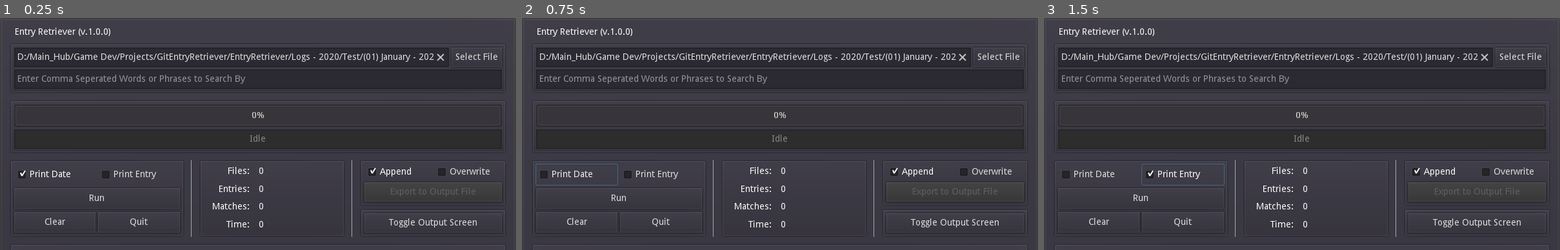
Above: before the commit, frames 1-3 (left to right).
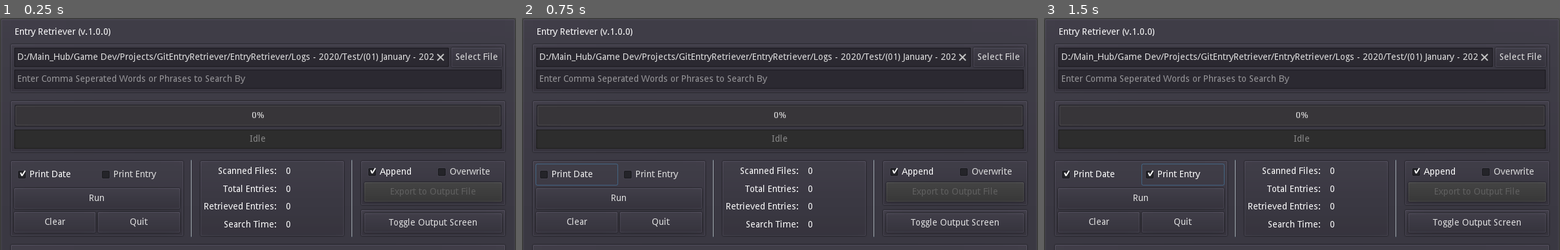
Above: after the commit, the same moments.

Repository: PlainOldNoah/file-retriever
Game: Godot game, scene res://Main.tscn
Same seed, same stepped clock (60 frames per second), same inputs: the game is played once before the commit and once after it.
Inputs:
- Up to frame 1 (0.25 s): no input
- Up to frame 2 (0.75 s): click "Print Date" at 0.5 s
- Up to frame 3 (1.5 s): click "Print Entry" at 1.25 s

The runs differ from the first frame. In frame 1, 0.7% of the frame differs, in the area x 39-57%, y 64-91%; in frame 2, 0.7%; in frame 3, 0.8%, in the area x 3-57%, y 64-91%.

Commit message:
added search key feature and updated matching function

Diff:
--- a/EntryRetriever/Main.gd
+++ b/EntryRetriever/Main.gd
@@ -7,6 +7,11 @@
 
 enum INPUT_TYPES {DIRECTORY, FILE, FILES}
 var inputType
+
+var printEntry:bool = false
+var printDate:bool = true
+
+var searchKeyArray : PoolStringArray = []
 
 #---------------------------- NODES
 onready var SelectionInput = $MarginContainer/GUI/PanelContainer/VBoxContainer/HBoxContainer/SelectionInput
@@ -19,9 +24,12 @@
 onready var OutputTextBox = $MarginContainer/GUI/OutputWindow/TextBox
 
 onready var InputFileDialog = $SingleInputFileDialog
+onready var SearchKeyInput = $MarginContainer/GUI/PanelContainer/VBoxContainer/SearchKeyInput
 
 onready var AppendButton = $MarginContainer/GUI/LowerHalf/RightSide/Export/VBoxContainer/HBoxContainer/Append
 onready var OverwriteButton = $MarginContainer/GUI/LowerHalf/RightSide/Export/VBoxContainer/HBoxContainer/Overwrite
+onready var printEntryButton = $MarginContainer/GUI/LowerHalf/LeftSide/OperationButtons/VBoxContainer/HBoxContainer2/PrintEntry
+onready var printDateButton = $MarginContainer/GUI/LowerHalf/LeftSide/OperationButtons/VBoxContainer/HBoxContainer2/PrintDate
 #============================ Functions
 
 func _ready():
@@ -76,6 +84,7 @@
 			while not line.strip_escapes().empty():
 				if find_Match(line):
 					f.seek(entryHeaderPos)
+					MatchCountOutput.text = str(int(MatchCountOutput.text) + 1)
 					line = f.get_line()
 
 					while not line.strip_escapes().empty():
@@ -89,16 +98,24 @@
 	f.close()
 
 func find_Match(line:String) -> bool:
-	if line.matchn("*today*"):
-		MatchCountOutput.text = str(int(MatchCountOutput.text) + 1)
-		return true
-	else: return false
+	for i in searchKeyArray.size():
+		if searchKeyArray[i].to_lower() in line.to_lower():
+			return true
+	return false
 
 func print_to_output(line):
 	if find_Match(line):
 		OutputTextBox.bbcode_text += "[color=lime]" + line + "[/color]" + "\n"
 	else:
 		OutputTextBox.bbcode_text += line + "\n"
+
+func _on_Search_Keys_text_changed(_new_text):
+	format_Search_Keys()
+
+func format_Search_Keys():
+	searchKeyArray = SearchKeyInput.text.split(",", true, 0)
+	for i in searchKeyArray.size():
+		searchKeyArray[i] = searchKeyArray[i].strip_edges()
 
 #---------------------------- Buttons
 
@@ -154,3 +171,14 @@
 func _on_SingleInputFileDialog_file_selected(path):
 	inputType = INPUT_TYPES.FILE
 	SelectionInput.text = path
+
+#Can only print entries if the date is printed as well.
+func _on_PrintDate_toggled(button_pressed):
+	printDate = button_pressed
+	if printDate == false:
+		printEntryButton.pressed = false
+
+func _on_PrintEntry_toggled(button_pressed):
+	printEntry = button_pressed
+	if printEntry == true:
+		printDateButton.pressed = true
--- a/EntryRetriever/Main.tscn
+++ b/EntryRetriever/Main.tscn
@@ -80,7 +80,7 @@
 size_flags_vertical = 3
 text = "Select File"
 
-[node name="Search Keys" type="LineEdit" parent="MarginContainer/GUI/PanelContainer/VBoxContainer"]
+[node name="SearchKeyInput" type="LineEdit" parent="MarginContainer/GUI/PanelContainer/VBoxContainer"]
 margin_top = 34.0
 margin_right = 756.0
 margin_bottom = 64.0
@@ -231,60 +231,60 @@
 custom_constants/separation = 10
 
 [node name="VBoxContainer" type="VBoxContainer" parent="MarginContainer/GUI/LowerHalf/MiddleSide/Statistics/HBoxContainer"]
-margin_right = 75.0
+margin_right = 117.0
 margin_bottom = 106.0
 size_flags_horizontal = 3
 size_flags_vertical = 3
 size_flags_stretch_ratio = 0.6
 
 [node name="FilesLabel" type="Label" parent="MarginContainer/GUI/LowerHalf/MiddleSide/Statistics/HBoxContainer/VBoxContainer"]
-margin_right = 75.0
+margin_right = 117.0
 margin_bottom = 23.0
 size_flags_horizontal = 3
 size_flags_vertical = 3
-text = "Files: "
+text = "Scanned Files: "
 align = 2
 valign = 1
 
 [node name="EntriesLabel" type="Label" parent="MarginContainer/GUI/LowerHalf/MiddleSide/Statistics/HBoxContainer/VBoxContainer"]
 margin_top = 27.0
-margin_right = 75.0
+margin_right = 117.0
 margin_bottom = 50.0
 size_flags_horizontal = 3
 size_flags_vertical = 3
-text = "Entries: "
+text = "Total Entries: "
 align = 2
 valign = 1
 
 [node name="MatchesLabel" type="Label" parent="MarginContainer/GUI/LowerHalf/MiddleSide/Statistics/HBoxContainer/VBoxContainer"]
 margin_top = 54.0
-margin_right = 75.0
+margin_right = 117.0
 margin_bottom = 77.0
 size_flags_horizontal = 3
 size_flags_vertical = 3
-text = "Matches: "
+text = "Retrieved Entries: "
 align = 2
 valign = 1
 
 [node name="TimeLabel" type="Label" parent="MarginContainer/GUI/LowerHalf/MiddleSide/Statistics/HBoxContainer/VBoxContainer"]
 margin_top = 81.0
-margin_right = 75.0
+margin_right = 117.0
 margin_bottom = 106.0
 size_flags_horizontal = 3
 size_flags_vertical = 3
-text = "Time: "
+text = "Search Time: "
 align = 2
 valign = 1
 
 [node name="VBoxContainer2" type="VBoxContainer" parent="MarginContainer/GUI/LowerHalf/MiddleSide/Statistics/HBoxContainer"]
-margin_left = 85.0
+margin_left = 127.0
 margin_right = 212.0
 margin_bottom = 106.0
 size_flags_horizontal = 3
 size_flags_vertical = 3
 
 [node name="FileCount" type="Label" parent="MarginContainer/GUI/LowerHalf/MiddleSide/Statistics/HBoxContainer/VBoxContainer2"]
-margin_right = 127.0
+margin_right = 85.0
 margin_bottom = 23.0
 size_flags_horizontal = 3
 size_flags_vertical = 3
@@ -292,7 +292,7 @@
 
 [node name="EntryCount" type="Label" parent="MarginContainer/GUI/LowerHalf/MiddleSide/Statistics/HBoxContainer/VBoxContainer2"]
 margin_top = 27.0
-margin_right = 127.0
+margin_right = 85.0
 margin_bottom = 50.0
 size_flags_horizontal = 3
 size_flags_vertical = 3
@@ -300,7 +300,7 @@
 
 [node name="MatchCount" type="Label" parent="MarginContainer/GUI/LowerHalf/MiddleSide/Statistics/HBoxContainer/VBoxContainer2"]
 margin_top = 54.0
-margin_right = 127.0
+margin_right = 85.0
 margin_bottom = 77.0
 size_flags_horizontal = 3
 size_flags_vertical = 3
@@ -308,7 +308,7 @@
 
 [node name="ElapsedTime" type="Label" parent="MarginContainer/GUI/LowerHalf/MiddleSide/Statistics/HBoxContainer/VBoxContainer2"]
 margin_top = 81.0
-margin_right = 127.0
+margin_right = 85.0
 margin_bottom = 106.0
 size_flags_horizontal = 3
 size_flags_vertical = 3
@@ -398,6 +398,7 @@
 focus_mode = 2
 size_flags_horizontal = 3
 size_flags_vertical = 3
+custom_constants/line_separation = 1
 bbcode_enabled = true
 selection_enabled = true
 
@@ -418,6 +419,9 @@
 current_dir = "/Main_Hub/Game Dev/Projects/GitEntryRetriever/EntryRetriever"
 current_path = "/Main_Hub/Game Dev/Projects/GitEntryRetriever/EntryRetriever/"
 [connection signal="pressed" from="MarginContainer/GUI/PanelContainer/VBoxContainer/HBoxContainer/FileSelect" to="." method="_on_FileSelect_pressed"]
+[connection signal="text_changed" from="MarginContainer/GUI/PanelContainer/VBoxContainer/SearchKeyInput" to="." method="_on_Search_Keys_text_changed"]
+[connection signal="toggled" from="MarginContainer/GUI/LowerHalf/LeftSide/OperationButtons/VBoxContainer/HBoxContainer2/PrintDate" to="." method="_on_PrintDate_toggled"]
+[connection signal="toggled" from="MarginContainer/GUI/LowerHalf/LeftSide/OperationButtons/VBoxContainer/HBoxContainer2/PrintEntry" to="." method="_on_PrintEntry_toggled"]
 [connection signal="pressed" from="MarginContainer/GUI/LowerHalf/LeftSide/OperationButtons/VBoxContainer/Run" to="." method="_on_Run_pressed"]
 [connection signal="pressed" from="MarginContainer/GUI/LowerHalf/LeftSide/OperationButtons/VBoxContainer/HBoxContainer/Clear" to="." method="_on_Clear_pressed"]
 [connection signal="pressed" from="MarginContainer/GUI/LowerHalf/LeftSide/OperationButtons/VBoxContainer/HBoxContainer/Quit" to="." method="_on_Quit_pressed"]
